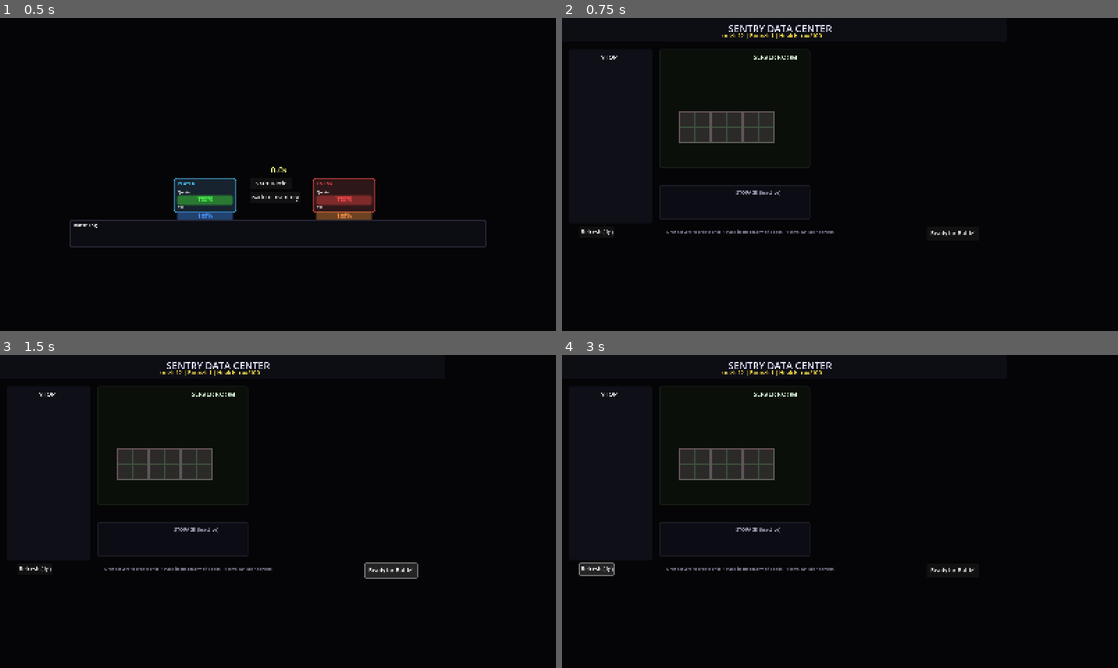
Above: before the commit, frames 1-4 (two rows, left to right).
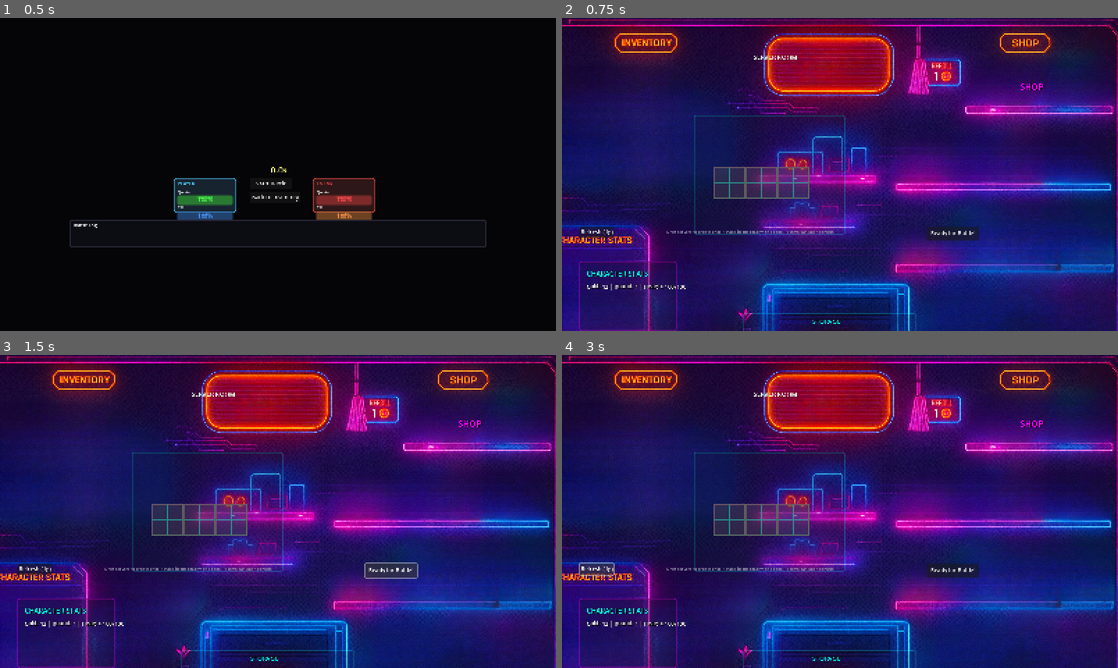
Above: after the commit, the same moments.

Repository: getsentry/ctrl-alt-defeat
Game: Godot game, scene res://scenes/BattleScreen.tscn
The game is run twice, just before and just after one commit, with the same random seed, the same clock (stepped at 60 frames per second) and the same inputs. This scene is started directly instead of the project's main scene.
Inputs:
- Up to frame 1 (0.5 s): no input
- Up to frame 2 (0.75 s): click "Back to Inventory" at 0.5 s
- Up to frame 3 (1.5 s): click "Ready for Battle!" at 1.25 s
- Up to frame 4 (3 s): click "Ready for Battle!" at 2 s; click "Refresh (1g)" at 2.75 s

Frame 1 is identical in both runs. In frame 2, 100% of the frame differs, in the area x 0-100%, y 0-100%; in frame 3, 100%; in frame 4, 100%.
Error before the commit: Invalid call. Nonexistent function 'configure' in base 'Control (UnifiedGridUI.gd)'. (res://scripts/BattleScreen.gd:93)
Error after the commit: Invalid call. Nonexistent function 'configure' in base 'Control (UnifiedGridUI.gd)'. (res://scripts/BattleScreen.gd:98)

Commit message:
Add cyberpunk UI theme with custom background
- Add inventory_background.png (1536x1024) with cyberpunk aesthetic
- Resize all game windows to 1536x1024 to match background
- Reposition UI elements to align with background artwork:
  - Character stats/gold in bottom-left pink box area
  - Main inventory grid center-left above stats
  - Storage in bottom-middle area
  - Shop on right side with shelf layout (1-2-2 items)
- Apply cyberpunk visual theme throughout:
  - Semi-transparent panels with neon cyan/pink borders
  - Glowing effects on grid cells and items
  - Text shadows for better readability
  - Yellow highlighting for gold/prices
- Assert on background load failure (no fallback)

The UI now has a cohesive cyberpunk look with proper element positioning
to match the background's visual areas.

🤖 Generated with [Claude Code](https://claude.ai/code)

Co-Authored-By: Claude <noreply@anthropic.com>

Diff:
--- a/client/scripts/BattleScreen.gd
+++ b/client/scripts/BattleScreen.gd
@@ -39,6 +39,11 @@
 
 func _ready():
 	print("BattleScreen starting...")
+
+	# Set window size for consistency
+	if OS.has_feature("standalone"):
+		DisplayServer.window_set_size(Vector2i(1536, 1024))
+		DisplayServer.window_set_position(DisplayServer.window_get_position() - Vector2i(150, 50))
 
 	# Create event processor
 	event_processor = BattleEventProcessor.new()
--- a/client/scripts/MainMenu.gd
+++ b/client/scripts/MainMenu.gd
@@ -3,6 +3,10 @@
 const APITypes = preload("res://scripts/api_types.gd")
 
 func _ready():
+	# Set window size for consistency
+	if OS.has_feature("standalone"):
+		DisplayServer.window_set_size(Vector2i(1536, 1024))
+		DisplayServer.window_set_position(DisplayServer.window_get_position() - Vector2i(150, 50))
 	_setup_ui()
 
 func _setup_ui():
--- a/client/scripts/UnifiedGridUI.gd
+++ b/client/scripts/UnifiedGridUI.gd
@@ -93,9 +93,9 @@
 func _ready():
 	print("UnifiedGridUI starting...")
 
-	# Set window size if not in headless mode
+	# Set window size to match background if not in headless mode
 	if OS.has_feature("standalone"):
-		DisplayServer.window_set_size(Vector2i(1600, 900))
+		DisplayServer.window_set_size(Vector2i(1536, 1024))
 		DisplayServer.window_set_position(DisplayServer.window_get_position() - Vector2i(150, 50))  # Center better
 
 	# Connect to API signals for typed responses
@@ -316,11 +316,15 @@
 		grid_cells.append(cell_row)
 
 func _setup_ui():
-	# Background
-	var bg = ColorRect.new()
-	bg.color = Color(0.02, 0.02, 0.03, 1.0)
-	bg.set_anchors_and_offsets_preset(Control.PRESET_FULL_RECT)
-	add_child(bg)
+	# Background image - required
+	var texture = load("res://assets/ui/backgrounds/inventory_background.png")
+	assert(texture != null, "FATAL: Could not load inventory background image at res://assets/ui/backgrounds/inventory_background.png")
+
+	var bg_texture = TextureRect.new()
+	bg_texture.texture = texture
+	bg_texture.stretch_mode = TextureRect.STRETCH_KEEP_ASPECT_COVERED
+	bg_texture.set_anchors_and_offsets_preset(Control.PRESET_FULL_RECT)
+	add_child(bg_texture)
 
 	_create_header()
 	_create_shop_panel()
@@ -349,66 +353,72 @@
 	print("UI setup complete")
 
 func _create_header():
-	# Only show header in normal mode, not in battle/read-only
+	# Character stats in bottom-left area
 	if not read_only_mode:
-		var header = ColorRect.new()
-		header.color = Color(0.05, 0.05, 0.08, 1.0)
-		header.position = Vector2(0, 0)
-		header.size = Vector2(1280, 70)
-		add_child(header)
+		# Stats panel with semi-transparent background
+		var stats_panel = Panel.new()
+		stats_panel.position = Vector2(50, 700)  # Bottom-left positioning
+		stats_panel.size = Vector2(280, 200)
+		var panel_style = StyleBoxFlat.new()
+		panel_style.bg_color = Color(0.1, 0.05, 0.15, 0.3)  # Semi-transparent purple
+		panel_style.border_color = Color(1.0, 0.0, 1.0, 0.5)  # Pink border
+		panel_style.set_border_width_all(2)
+		panel_style.set_corner_radius_all(5)
+		stats_panel.add_theme_stylebox_override("panel", panel_style)
+		add_child(stats_panel)
 
 		var title = Label.new()
-		title.text = "SENTRY DATA CENTER"
-		title.position = Vector2(480, 10)
-		title.add_theme_font_size_override("font_size", 28)
-		title.add_theme_color_override("font_color", Color(0.9, 0.9, 1.0))
+		title.text = "CHARACTER STATS"
+		title.position = Vector2(70, 720)
+		title.add_theme_font_size_override("font_size", 20)
+		title.add_theme_color_override("font_color", Color(0.0, 1.0, 1.0))  # Cyan
+		title.add_theme_color_override("font_shadow_color", Color(0.0, 0.0, 0.0))
+		title.add_theme_constant_override("shadow_offset_x", 2)
+		title.add_theme_constant_override("shadow_offset_y", 2)
 		add_child(title)
 
 		stats_label = Label.new()
 		stats_label.text = _get_stats_text()
-		stats_label.position = Vector2(460, 40)
+		stats_label.position = Vector2(70, 760)
 		stats_label.add_theme_font_size_override("font_size", 16)
-		stats_label.add_theme_color_override("font_color", Color(1.0, 0.9, 0.3))
+		stats_label.add_theme_color_override("font_color", Color(1.0, 1.0, 1.0))  # White text
+		stats_label.add_theme_color_override("font_shadow_color", Color(0.0, 0.0, 0.0))
+		stats_label.add_theme_constant_override("shadow_offset_x", 1)
+		stats_label.add_theme_constant_override("shadow_offset_y", 1)
 		add_child(stats_label)
 
 func _create_shop_panel():
 	if hide_shop:
 		return
 
-	var shop_bg = Panel.new()
-	shop_bg.position = Vector2(20, 90)
-	shop_bg.size = Vector2(240, 500)
-	var shop_style = StyleBoxFlat.new()
-	shop_style.bg_color = Color(0.06, 0.06, 0.10, 0.95)
-	shop_style.set_corner_radius_all(6)
-	shop_bg.add_theme_stylebox_override("panel", shop_style)
-	add_child(shop_bg)
-
+	# Shop title at top-right
 	var shop_title = Label.new()
 	shop_title.text = "SHOP"
-	shop_title.position = Vector2(110, 100)
-	shop_title.add_theme_font_size_override("font_size", 18)
-	shop_title.add_theme_color_override("font_color", Color(1.0, 1.0, 1.0))
+	shop_title.position = Vector2(1320, 180)
+	shop_title.add_theme_font_size_override("font_size", 24)
+	shop_title.add_theme_color_override("font_color", Color(1.0, 0.0, 1.0))  # Pink
+	shop_title.add_theme_color_override("font_shadow_color", Color(0.0, 0.0, 0.0))
+	shop_title.add_theme_constant_override("shadow_offset_x", 2)
+	shop_title.add_theme_constant_override("shadow_offset_y", 2)
 	add_child(shop_title)
 
+	# Shop container for items - positioned to align with shelf areas
 	shop_container = Control.new()
-	shop_container.position = Vector2(30, 130)
-	shop_container.size = Vector2(220, 450)
+	shop_container.position = Vector2(1100, 250)  # Right side positioning
+	shop_container.size = Vector2(400, 600)
 	add_child(shop_container)
 
 func _create_server_room():
-	# Server Room Background
+	# Server Room (Main Inventory) - positioned above character stats
 	var room_bg = Panel.new()
-	# Position higher if in read-only mode (no header)
-	var y_pos = 90 if not read_only_mode else 10
-	room_bg.position = Vector2(280, y_pos)
+	room_bg.position = Vector2(380, 280)  # Center-left, above character stats
 	room_bg.size = Vector2(ROOM_WIDTH * (CELL_SIZE + CELL_SPACING) + 20,
 						   ROOM_HEIGHT * (CELL_SIZE + CELL_SPACING) + 20)
 	var room_style = StyleBoxFlat.new()
-	room_style.bg_color = Color(0.04, 0.06, 0.04, 0.95)
-	room_style.border_color = Color(0.15, 0.20, 0.15, 0.6)
+	room_style.bg_color = Color(0.05, 0.1, 0.15, 0.2)  # Semi-transparent blue
+	room_style.border_color = Color(0.0, 1.0, 1.0, 0.4)  # Cyan border
 	room_style.set_border_width_all(2)
-	room_style.set_corner_radius_all(6)
+	room_style.set_corner_radius_all(4)
 	room_bg.add_theme_stylebox_override("panel", room_style)
 	add_child(room_bg)
 
@@ -422,8 +432,7 @@
 
 	# Container for the room
 	server_room_container = Node2D.new()
-	var container_y = 130 if not read_only_mode else 50
-	server_room_container.position = Vector2(290, container_y)
+	server_room_container.position = Vector2(390, 290)  # Match room background position
 	# Control2D doesn't have size property, we'll track the bounds separately
 	add_child(server_room_container)
 
@@ -439,27 +448,31 @@
 	if hide_storage:
 		return
 
+	# Storage in bottom-middle area
 	var storage_bg = Panel.new()
-	storage_bg.position = Vector2(280, 480)
-	storage_bg.size = Vector2(ROOM_WIDTH * (CELL_SIZE + CELL_SPACING) + 20, 100)
+	storage_bg.position = Vector2(520, 850)  # Bottom-middle positioning
+	storage_bg.size = Vector2(500, 120)
 	var storage_style = StyleBoxFlat.new()
-	storage_style.bg_color = Color(0.05, 0.05, 0.08, 0.95)
-	storage_style.border_color = Color(0.2, 0.2, 0.25, 0.6)
+	storage_style.bg_color = Color(0.1, 0.05, 0.15, 0.2)  # Semi-transparent purple
+	storage_style.border_color = Color(0.0, 1.0, 1.0, 0.4)  # Cyan border
 	storage_style.set_border_width_all(2)
-	storage_style.set_corner_radius_all(6)
+	storage_style.set_corner_radius_all(4)
 	storage_bg.add_theme_stylebox_override("panel", storage_style)
 	add_child(storage_bg)
 
 	var storage_title = Label.new()
-	storage_title.text = "STORAGE (Inactive)"
-	storage_title.position = Vector2(500, 490)
-	storage_title.add_theme_font_size_override("font_size", 14)
-	storage_title.add_theme_color_override("font_color", Color(0.7, 0.7, 0.8))
+	storage_title.text = "STORAGE"
+	storage_title.position = Vector2(720, 860)
+	storage_title.add_theme_font_size_override("font_size", 18)
+	storage_title.add_theme_color_override("font_color", Color(0.0, 1.0, 1.0))  # Cyan
+	storage_title.add_theme_color_override("font_shadow_color", Color(0.0, 0.0, 0.0))
+	storage_title.add_theme_constant_override("shadow_offset_x", 1)
+	storage_title.add_theme_constant_override("shadow_offset_y", 1)
 	add_child(storage_title)
 
 	storage_container = Control.new()
-	storage_container.position = Vector2(290, 515)
-	storage_container.size = Vector2(ROOM_WIDTH * (CELL_SIZE + CELL_SPACING), 55)
+	storage_container.position = Vector2(530, 890)
+	storage_container.size = Vector2(480, 70)
 	add_child(storage_container)
 
 func _create_controls():
@@ -505,8 +518,19 @@
 
 	print("Displaying shop items, data size: %d" % shop_data.size())
 
-	# Display shop items from server data
-	var item_count = 0
+	# Shelf positions: 1 item on top shelf, 2 on middle, 2 on bottom
+	var shelf_positions = [
+		# Top shelf (1 item, centered)
+		[Vector2(100, 50)],
+		# Middle shelf (2 items)
+		[Vector2(20, 200), Vector2(200, 200)],
+		# Bottom shelf (2 items)
+		[Vector2(20, 350), Vector2(200, 350)]
+	]
+
+	var shelf_index = 0
+	var position_in_shelf = 0
+
 	for i in range(shop_data.size()):
 		if shop_data[i] == null:
 			print("  Slot %d: empty" % i)
@@ -514,22 +538,31 @@
 
 		var item_data = shop_data[i]
 		print("  Slot %d: %s (cost: %d)" % [i, item_data.get("name", "Unknown"), item_data.get("cost", 0)])
-		var shop_item = _create_shop_item_from_data(item_data)
-		shop_item.position = Vector2(10, 10 + item_count * 85)
-		shop_container.add_child(shop_item)
-		shop_items.append(shop_item)
-		item_count += 1
-
-	print("Added %d shop items to container" % item_count)
+
+		# Find position on shelf
+		if shelf_index < shelf_positions.size() and position_in_shelf < shelf_positions[shelf_index].size():
+			var shop_item = _create_shop_item_from_data(item_data)
+			shop_item.position = shelf_positions[shelf_index][position_in_shelf]
+			shop_container.add_child(shop_item)
+			shop_items.append(shop_item)
+
+			position_in_shelf += 1
+			if position_in_shelf >= shelf_positions[shelf_index].size():
+				shelf_index += 1
+				position_in_shelf = 0
+
+	print("Added %d shop items to container" % shop_items.size())
 
 func _create_shop_item_from_data(data: Dictionary) -> Control:
 	var shop_item = Panel.new()
-	shop_item.custom_minimum_size = Vector2(200, 70)
-	shop_item.size = Vector2(200, 70)
-
-	# Style the panel
+	shop_item.custom_minimum_size = Vector2(160, 100)
+	shop_item.size = Vector2(160, 100)
+
+	# Style the panel with cyberpunk theme
 	var item_style = StyleBoxFlat.new()
-	item_style.bg_color = Color(0.15, 0.15, 0.2, 0.9)
+	item_style.bg_color = Color(0.1, 0.05, 0.15, 0.4)  # Semi-transparent purple
+	item_style.border_color = Color(1.0, 0.0, 1.0, 0.6)  # Pink border
+	item_style.set_border_width_all(2)
 	item_style.set_corner_radius_all(4)
 	shop_item.add_theme_stylebox_override("panel", item_style)
 
@@ -564,12 +597,15 @@
 		size_label.add_theme_color_override("font_color", Color(0.7, 0.7, 0.8))
 		shop_item.add_child(size_label)
 
-	# Cost label
+	# Cost label - positioned prominently
 	var cost_label = Label.new()
-	cost_label.text = "%dg" % data.get("cost", 5)
-	cost_label.position = Vector2(60, 35 if not is_container else 45)
-	cost_label.add_theme_font_size_override("font_size", 14)
-	cost_label.add_theme_color_override("font_color", Color(1.0, 0.85, 0.3))
+	cost_label.text = "%d GOLD" % data.get("cost", 5)
+	cost_label.position = Vector2(50, 70)
+	cost_label.add_theme_font_size_override("font_size", 16)
+	cost_label.add_theme_color_override("font_color", Color(1.0, 1.0, 0.0))  # Yellow
+	cost_label.add_theme_color_override("font_shadow_color", Color(0.0, 0.0, 0.0))
+	cost_label.add_theme_constant_override("shadow_offset_x", 2)
+	cost_label.add_theme_constant_override("shadow_offset_y", 2)
 	shop_item.add_child(cost_label)
 
 	# Store data and connect input
@@ -710,7 +746,10 @@
 			cell_panel.size = Vector2(CELL_SIZE, CELL_SIZE)
 
 			var cell_style = StyleBoxFlat.new()
-			cell_style.bg_color = rotated_data.get("color", Color(0.3, 0.9, 0.6, 1.0))
+			var base_color = rotated_data.get("color", Color(0.3, 0.9, 0.6, 1.0))
+			cell_style.bg_color = Color(base_color.r, base_color.g, base_color.b, 0.7)  # Semi-transparent
+			cell_style.border_color = Color(0.0, 1.0, 1.0, 0.8)  # Cyan border
+			cell_style.set_border_width_all(1)
 			cell_style.set_corner_radius_all(3)
 			cell_panel.add_theme_stylebox_override("panel", cell_style)
 			container.add_child(cell_panel)
@@ -720,6 +759,9 @@
 	label.position = Vector2(3, 3)
 	label.add_theme_font_size_override("font_size", 10)
 	label.add_theme_color_override("font_color", Color(1.0, 1.0, 1.0))
+	label.add_theme_color_override("font_shadow_color", Color(0.0, 0.0, 0.0))
+	label.add_theme_constant_override("shadow_offset_x", 1)
+	label.add_theme_constant_override("shadow_offset_y", 1)
 	# Rotate label with item
 	label.rotation_degrees = rotated_data.rotation
 	if rotated_data.rotation == 90:
@@ -974,8 +1016,8 @@
 				cell.mouse_filter = Control.MOUSE_FILTER_IGNORE
 
 				var cell_style = StyleBoxFlat.new()
-				cell_style.bg_color = Color(0.1, 0.15, 0.1, 0.3)
-				cell_style.border_color = Color(0.3, 0.4, 0.3, 0.5)
+				cell_style.bg_color = Color(0.0, 0.1, 0.2, 0.2)  # Semi-transparent blue
+				cell_style.border_color = Color(0.0, 1.0, 1.0, 0.6)  # Cyan border
 				cell_style.set_border_width_all(1)
 				cell.add_theme_stylebox_override("panel", cell_style)
 
Binary file added: client/assets/ui/backgrounds/inventory_background.png
Not shown, added: client/assets/ui/backgrounds/inventory_background.png.import
Not shown, added: client/scripts/BattleEventProcessor.gd.uid
Not shown, added: client/scripts/BattleScreen.gd.uid
Not shown, added: client/scripts/BattleServerAPI.gd.uid
Not shown, added: client/scripts/Constants.gd.uid
Not shown, added: client/scripts/ErrorManager.gd.uid
Not shown, added: client/scripts/GameOverScreen.gd.uid
Not shown, added: client/scripts/GameStateManager.gd.uid
Not shown, added: client/scripts/ItemAssetManager.gd.uid
Not shown, added: client/scripts/MainMenu.gd.uid
Not shown, added: client/scripts/PostBattleScreen.gd.uid
(and 14 more such lines)
